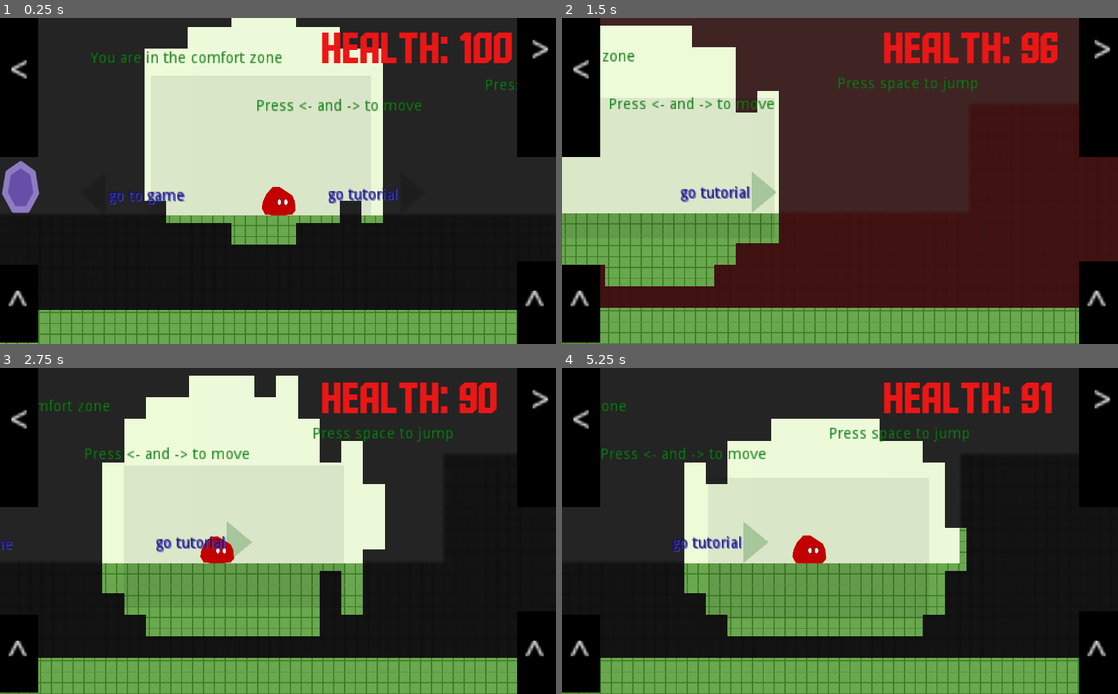
Above: before the commit, frames 1-4 (two rows, left to right).
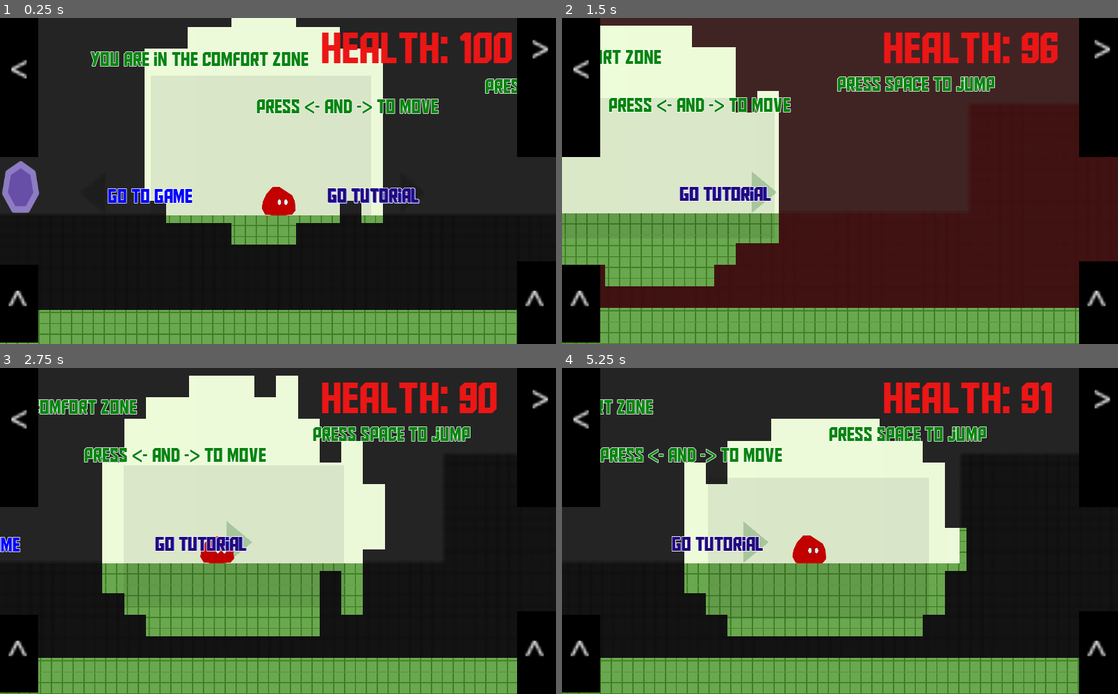
Above: after the commit, the same moments.

Repository: glitchcore/comfort
Game: Godot game, scene res://Scenes/BaseLevel.tscn
The game is run twice, just before and just after one commit, with the same random seed, the same clock (stepped at 60 frames per second) and the same inputs.
Inputs:
- Up to frame 1 (0.25 s): no input
- Up to frame 2 (1.5 s): tap Space (jump) at 0.5, 0.77, 1.25 s; hold Right (ui_right) from 0.53 s (still down)
- Up to frame 3 (2.75 s): tap Space (jump) at 1.52, 2 s; release Right (ui_right) at 2.03 s; hold Left (ui_left) from 2.03 s (still down)
- Up to frame 4 (5.25 s): tap Space (jump) at 2.75, 3.02, 3.5, 3.77, 4.25, 4.52 s; release Left (ui_left) at 2.78 s; hold Right (ui_right) 2.78-4.28 s; hold Left (ui_left) 4.28-5.03 s; hold Right (ui_right) from 5.03 s (still down)

The runs differ from the first frame. In frame 1, 4.2% of the frame differs, in the area x 16-93%, y 10-58%; in frame 2, 3.4%; in frame 3, 3.8%; in frame 4, 3.3%.

Commit message:
change fonts for tutorial

Diff:
--- a/Scenes/BaseLevel.tscn
+++ b/Scenes/BaseLevel.tscn
@@ -13,6 +13,7 @@
 [ext_resource path="res://Scenes/Portal2D.tscn" type="PackedScene" id=11]
 [ext_resource path="res://UserInterface/Control.tscn" type="PackedScene" id=12]
 [ext_resource path="res://UserInterface/Arrow.tscn" type="PackedScene" id=13]
+[ext_resource path="res://Assets/AldotheApache.ttf" type="DynamicFontData" id=14]
 
 [sub_resource type="ConvexPolygonShape2D" id=1]
 points = PoolVector2Array( 0, 0, 40, 0, 40, 40, 0, 40 )
@@ -76,6 +77,11 @@
 [sub_resource type="GradientTexture" id=4]
 gradient = SubResource( 3 )
 
+[sub_resource type="DynamicFont" id=8]
+size = 36
+outline_size = 1
+font_data = ExtResource( 14 )
+
 [node name="BaseLevel" type="Node2D"]
 
 [node name="ui" type="CanvasLayer" parent="."]
@@ -282,10 +288,9 @@
 margin_top = -89.0
 margin_right = 380.0
 margin_bottom = -71.0
-rect_scale = Vector2( 2, 2 )
-custom_colors/font_color = Color( 0.141176, 0.0313726, 0.482353, 1 )
-custom_colors/font_outline_modulate = Color( 0.960784, 0.929412, 0.929412, 1 )
-custom_colors/font_color_shadow = Color( 0.207843, 0.321569, 0.933333, 1 )
+custom_colors/font_color = Color( 0, 0, 1, 1 )
+custom_colors/font_outline_modulate = Color( 1, 1, 1, 1 )
+custom_fonts/font = SubResource( 8 )
 text = "go to game"
 
 [node name="LabelTutorial" type="Label" parent="TutorialStatic"]
@@ -293,10 +298,10 @@
 margin_top = -91.0
 margin_right = 785.0
 margin_bottom = -73.0
-rect_scale = Vector2( 2, 2 )
 custom_colors/font_color = Color( 0.141176, 0.0313726, 0.482353, 1 )
 custom_colors/font_outline_modulate = Color( 0.976471, 0.960784, 0.960784, 1 )
 custom_colors/font_color_shadow = Color( 0.207843, 0.321569, 0.933333, 1 )
+custom_fonts/font = SubResource( 8 )
 text = "go tutorial"
 
 [node name="Label1" type="Label" parent="TutorialStatic"]
@@ -304,8 +309,8 @@
 margin_top = -342.0
 margin_right = 465.0
 margin_bottom = -324.0
-rect_scale = Vector2( 2, 2 )
-custom_colors/font_color = Color( 0.027451, 0.521569, 0.0588235, 1 )
+custom_colors/font_color = Color( 0.027451, 0.521569, 0.0588235, 1 )
+custom_fonts/font = SubResource( 8 )
 text = "You are in the comfort zone"
 
 [node name="Label2" type="Label" parent="TutorialStatic"]
@@ -313,8 +318,8 @@
 margin_top = -254.0
 margin_right = 770.0
 margin_bottom = -236.0
-rect_scale = Vector2( 2, 2 )
-custom_colors/font_color = Color( 0.027451, 0.521569, 0.0588235, 1 )
+custom_colors/font_color = Color( 0.027451, 0.521569, 0.0588235, 1 )
+custom_fonts/font = SubResource( 8 )
 text = "Press <- and -> to move"
 
 [node name="Label3" type="Label" parent="TutorialStatic"]
@@ -322,8 +327,8 @@
 margin_top = -292.0
 margin_right = 1134.0
 margin_bottom = -274.0
-rect_scale = Vector2( 2, 2 )
-custom_colors/font_color = Color( 0.027451, 0.521569, 0.0588235, 1 )
+custom_colors/font_color = Color( 0.027451, 0.521569, 0.0588235, 1 )
+custom_fonts/font = SubResource( 8 )
 text = "Press space to jump"
 
 [node name="Label4" type="Label" parent="TutorialStatic"]
@@ -331,8 +336,8 @@
 margin_top = -459.0
 margin_right = 1944.0
 margin_bottom = -441.0
-rect_scale = Vector2( 2, 2 )
-custom_colors/font_color = Color( 0.027451, 0.521569, 0.0588235, 1 )
+custom_colors/font_color = Color( 0.027451, 0.521569, 0.0588235, 1 )
+custom_fonts/font = SubResource( 8 )
 text = "Your comfort zone follow you..."
 
 [node name="Label5" type="Label" parent="TutorialStatic"]
@@ -340,8 +345,8 @@
 margin_top = -830.0
 margin_right = 2747.0
 margin_bottom = -812.0
-rect_scale = Vector2( 2, 2 )
-custom_colors/font_color = Color( 0.027451, 0.521569, 0.0588235, 1 )
+custom_colors/font_color = Color( 0.027451, 0.521569, 0.0588235, 1 )
+custom_fonts/font = SubResource( 8 )
 text = "...ALMOST forewer"
 
 [connection signal="is_comfort" from="Player" to="Space" method="_on_Player_is_comfort"]
Not shown: 1 places in Scenes/BaseLevel.tscn that only renumber resources
